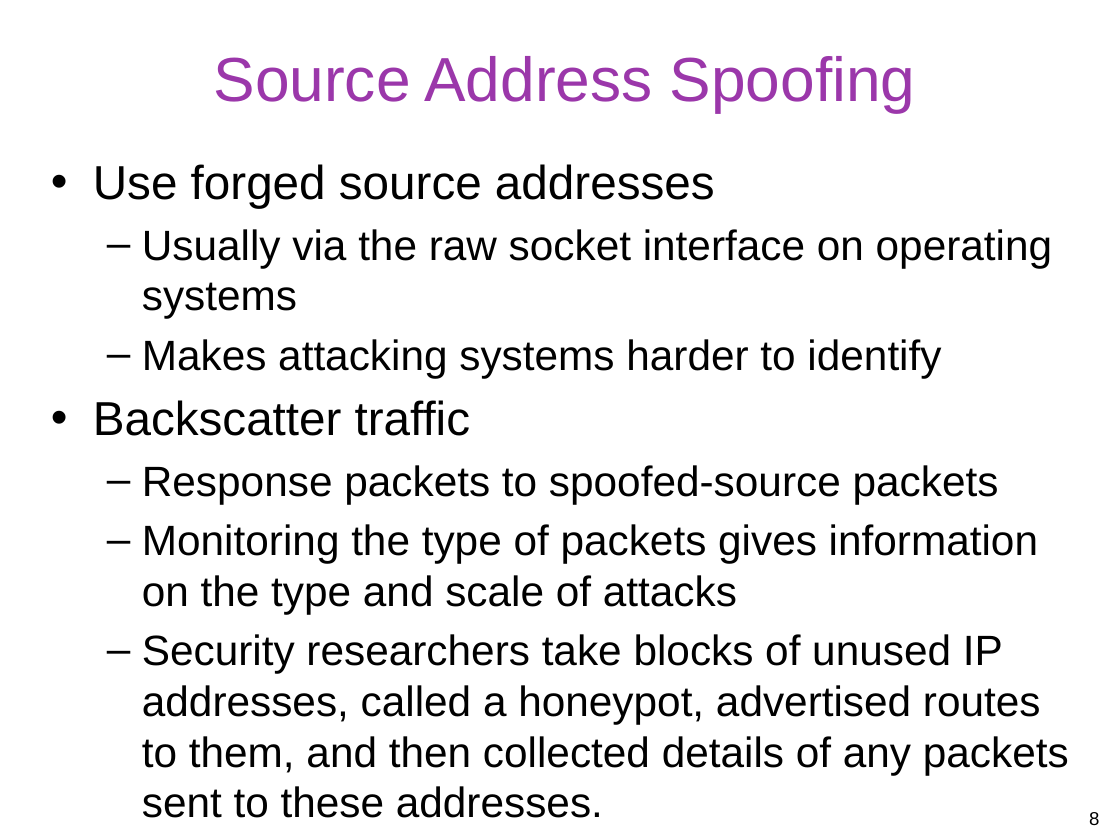
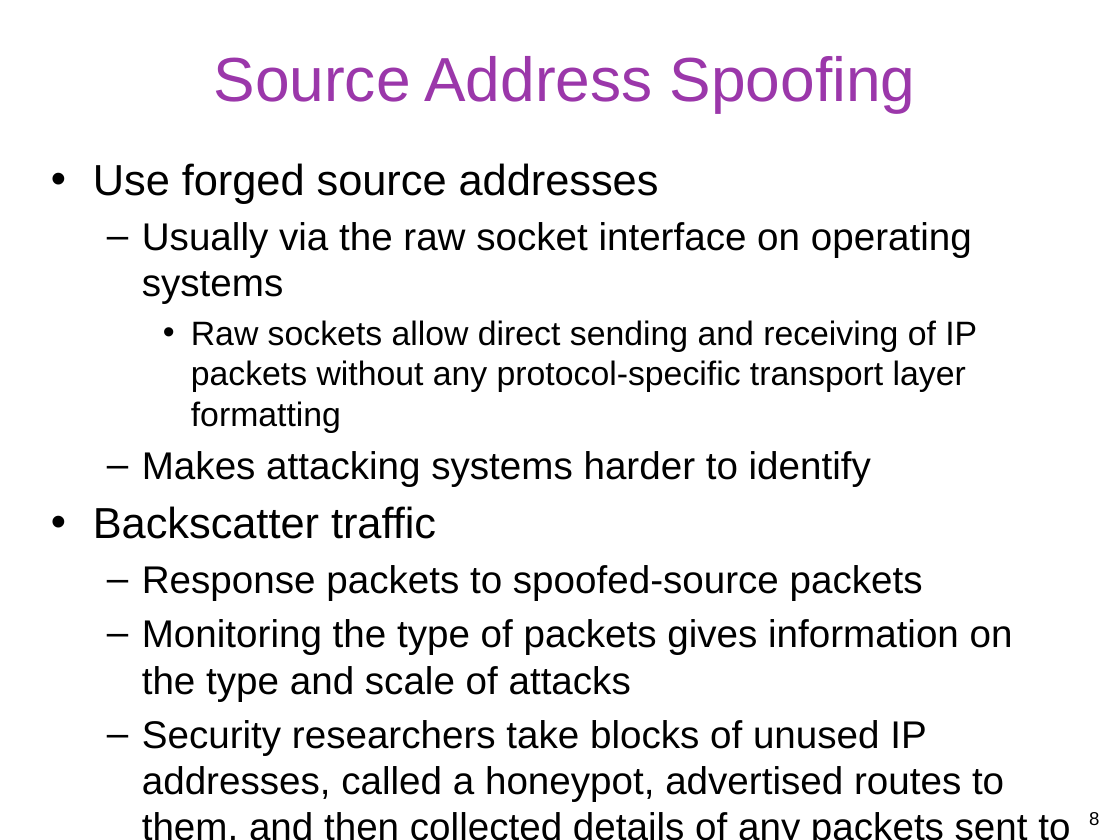
Before and after one commit to gulaoshi/gu.github.io, a slide deck: slide 8 of InfoSec/PPTs/L8-CH07-DoS Attacks.pptx. Drawn at 1120x840 pixels with LibreOffice and Linux fonts; fonts in the diff are those of the drawing. Boxes give left, top, right and bottom in pixels: in the first picture for what was removed or moved away, otherwise in the second. Text is boxed around its words. In the diff, an @@ line names an element or a change of style, - is before the commit and + after.

```diff
--- a/InfoSec/PPTs/L8-CH07-DoS Attacks.pptx
+++ b/InfoSec/PPTs/L8-CH07-DoS Attacks.pptx
@@ text at (93, 163, 1013, 802): size 30.6 to 27.9 pt in "Use forged source addresses", "Backscatter traffic"; size 27.2 to 24.8 pt in "Usually via the raw socket interface on ...", "Makes attacking systems harder to identify", "Response packets to spoofed-source packets", "Monitoring the type of packets gives information ..." and 1 more places @@
@@ text at (191, 320, 977, 433): paragraph added @@
+    • Raw sockets allow direct sending and receiving of IP packets without any protocol-specific transport layer formatting
```
Also in this commit, not shown: 2 other slides changed, 2 other files.
